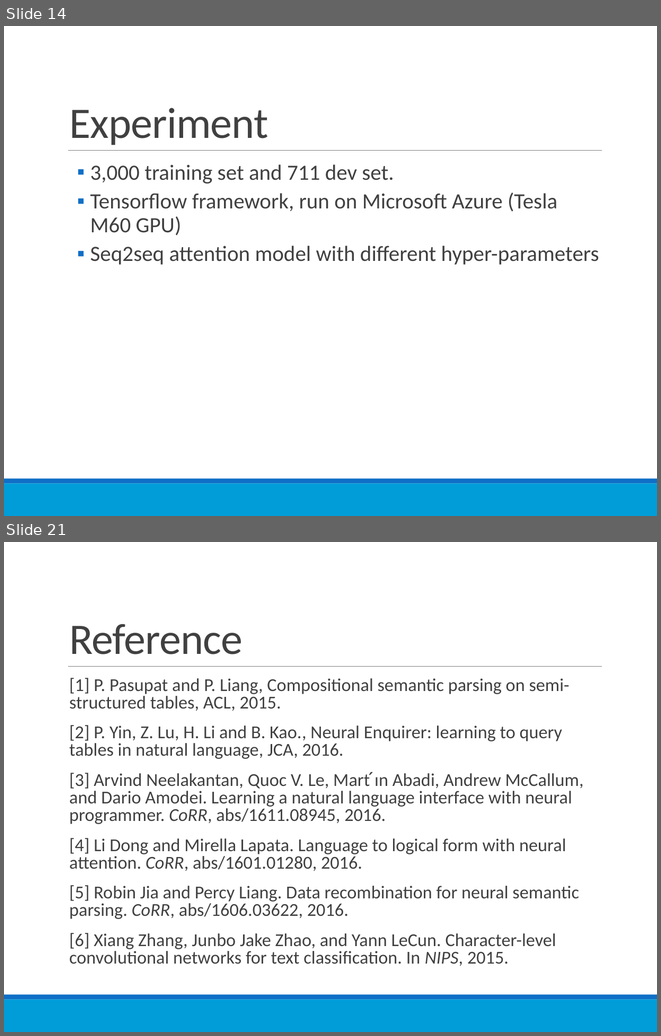
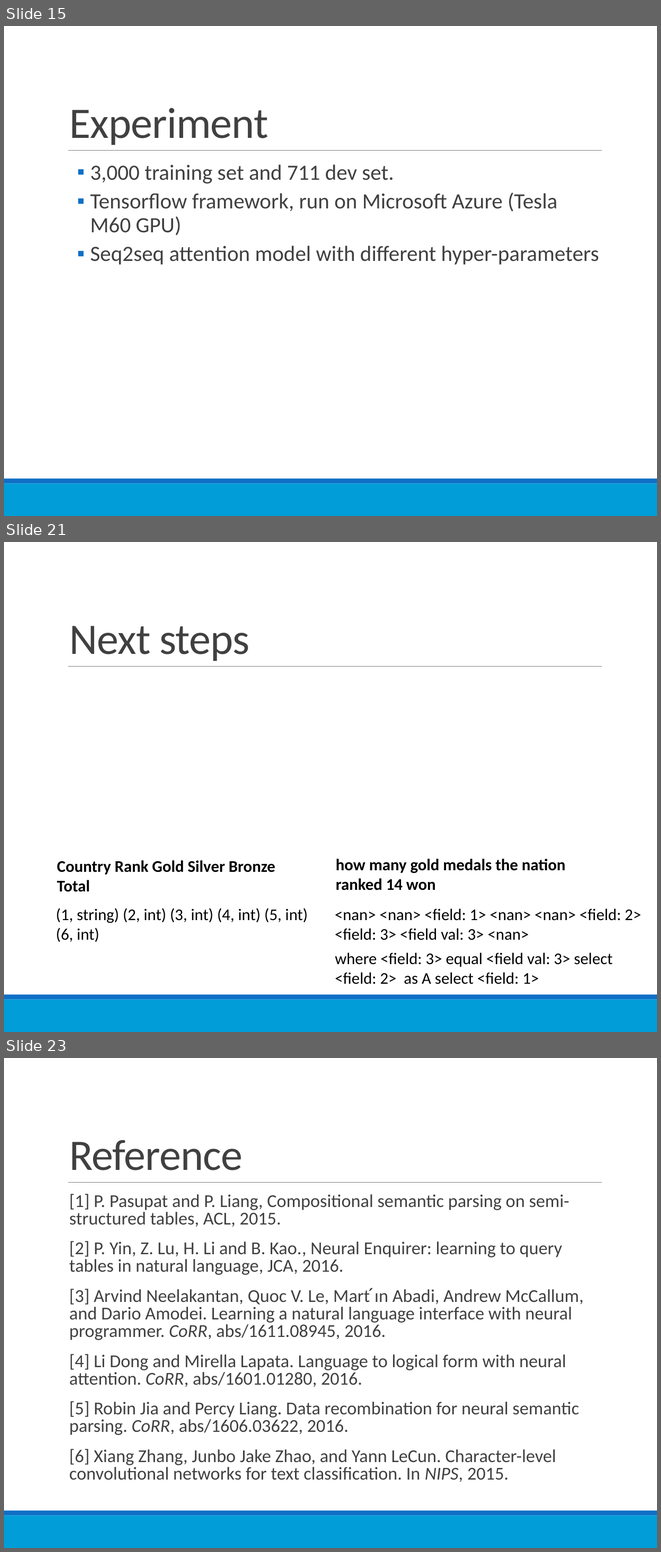
Before and after one commit to richardxiong/dnnQuery, a slide deck: dnnQuery.pptx. Shown one above the other, each under a label of ours: slides 14 and 21 before the commit, slides 15, 21 and 23 after it; the slides between them are not shown. The pictures are 661x1036 and 661x1552 pixels, drawn with LibreOffice and Linux fonts; fonts in the diff are those of the drawing; grey boxes stand for pictures. Boxes give left, top, right and bottom in pixels: in the first picture for what was removed or moved away, otherwise in the second. Text is boxed around its words. In the diff, an @@ line names an element or a change of style, - is before the commit and + after.

```diff
--- a/dnnQuery.pptx
+++ b/dnnQuery.pptx
@@ slide 21 added at <box>4,542,657,1032</box>, background #FFFFFF; not listed: 3 template elements that a slide beside it also shows @@
@@ title added at <box>69,626,249,661</box>, 48 pt, text #404040 @@
+Next steps
@@ text added at <box>336,858,565,890</box>, 18 pt, text #000000, bold @@
+how many gold medals the nation ranked 14 won
@@ text added at <box>57,860,275,892</box>, 18 pt, text #000000, bold @@
+Country Rank Gold Silver Bronze Total
@@ text added at <box>56,908,308,942</box>, 18 pt, text #000000 @@
+(1, string) (2, int) (3, int) (4, int) (5, int) (6, int)
@@ text added at <box>335,908,641,940</box>, 18 pt, text #000000 @@
+<nan> <nan> <field: 1> <nan> <nan> <field: 2> <field: 3> <field val: 3> <nan>
@@ text added at <box>335,952,612,984</box>, 18 pt, text #000000 @@
+where <field: 3> equal <field val: 3> select <field: 2> as A select <field: 1>
@@ what was slide 14 is now slide 15 @@
@@ what was slide 21 is now slide 23 @@
```
Also in this commit, not shown: 12 slides changed, 1 other slide added, 16 other files.
